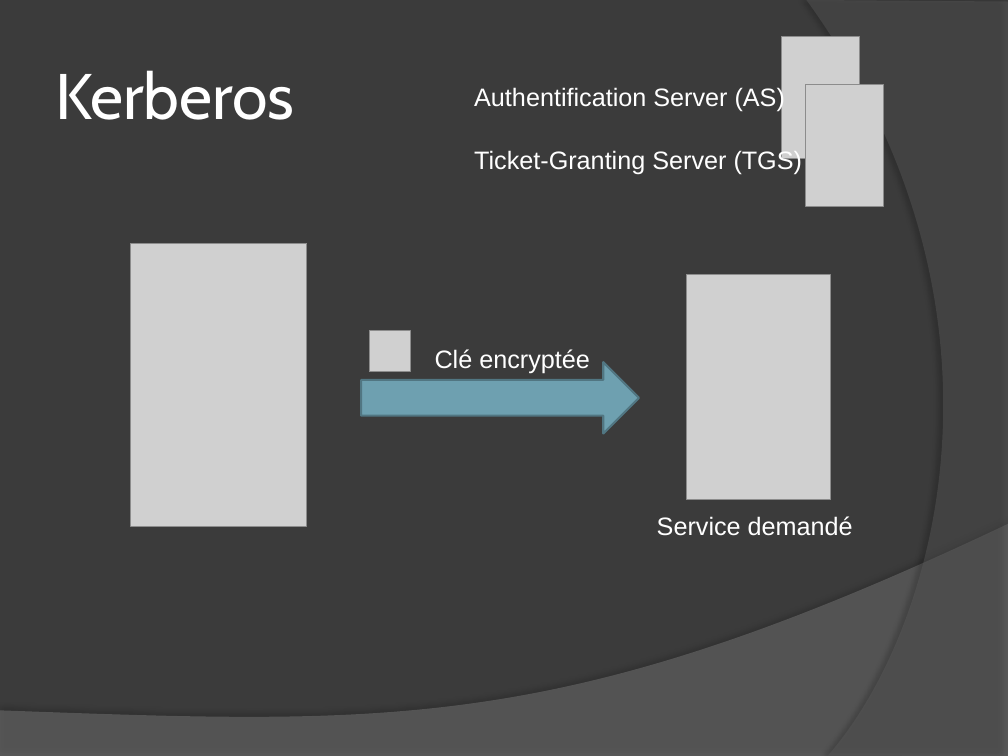
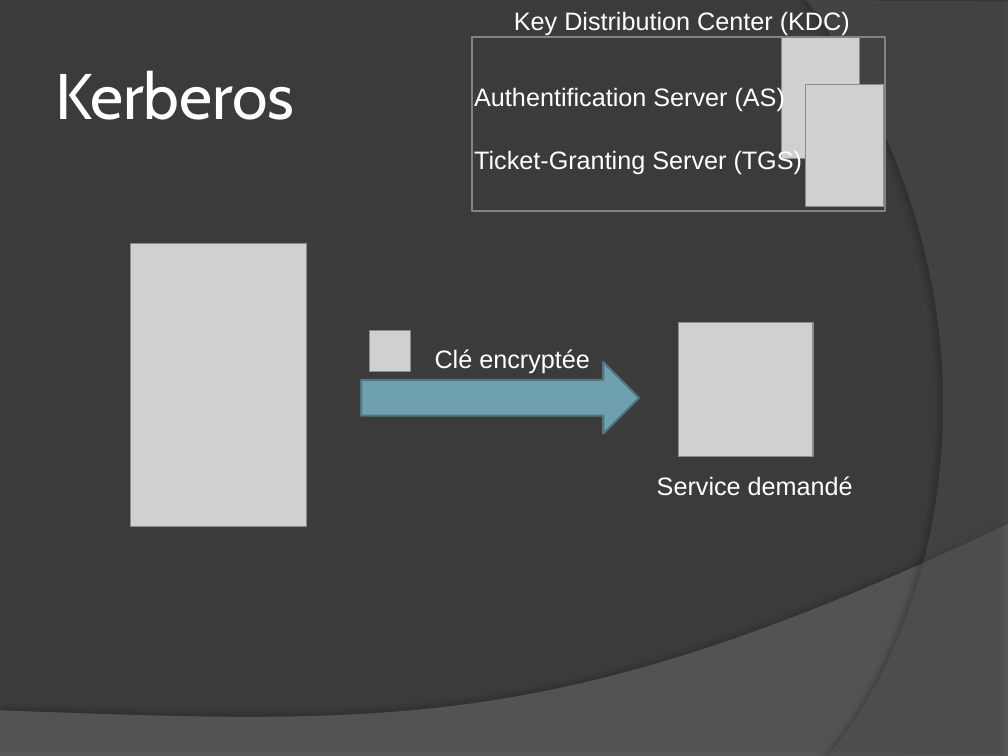
Before and after one commit to Musaran/pkimobile, a slide deck: slide 10 of Powerpoint/projetsynthese.pptx (slide 8 before the commit). Drawn at 1008x756 pixels with LibreOffice and Linux fonts; fonts in the diff are those of the drawing; grey boxes stand for pictures. Boxes give left, top, right and bottom in pixels: in the first picture for what was removed or moved away, otherwise in the second. Text is boxed around its words. In the diff, an @@ line names an element or a change of style, - is before the commit and + after.

```diff
--- a/Powerpoint/projetsynthese.pptx
+++ b/Powerpoint/projetsynthese.pptx
@@ text added at [514,11,850,35], 18 pt, text #FFFFFF @@
+Key Distribution Center (KDC)
@@ rectangle added at [473,36,885,211], outline #7E848D 1.5 pt @@
@@ picture: place and size @@
-picture at [686,275,831,500]
+picture at [678,323,812,457]
@@ text "Service demandé": place and size @@
-text "Service demandé" at [657,516,853,536]
+text "Service demandé" at [657,476,853,496]
```
Also in this commit, not shown: 1 other slide changed, 3 slides added.
